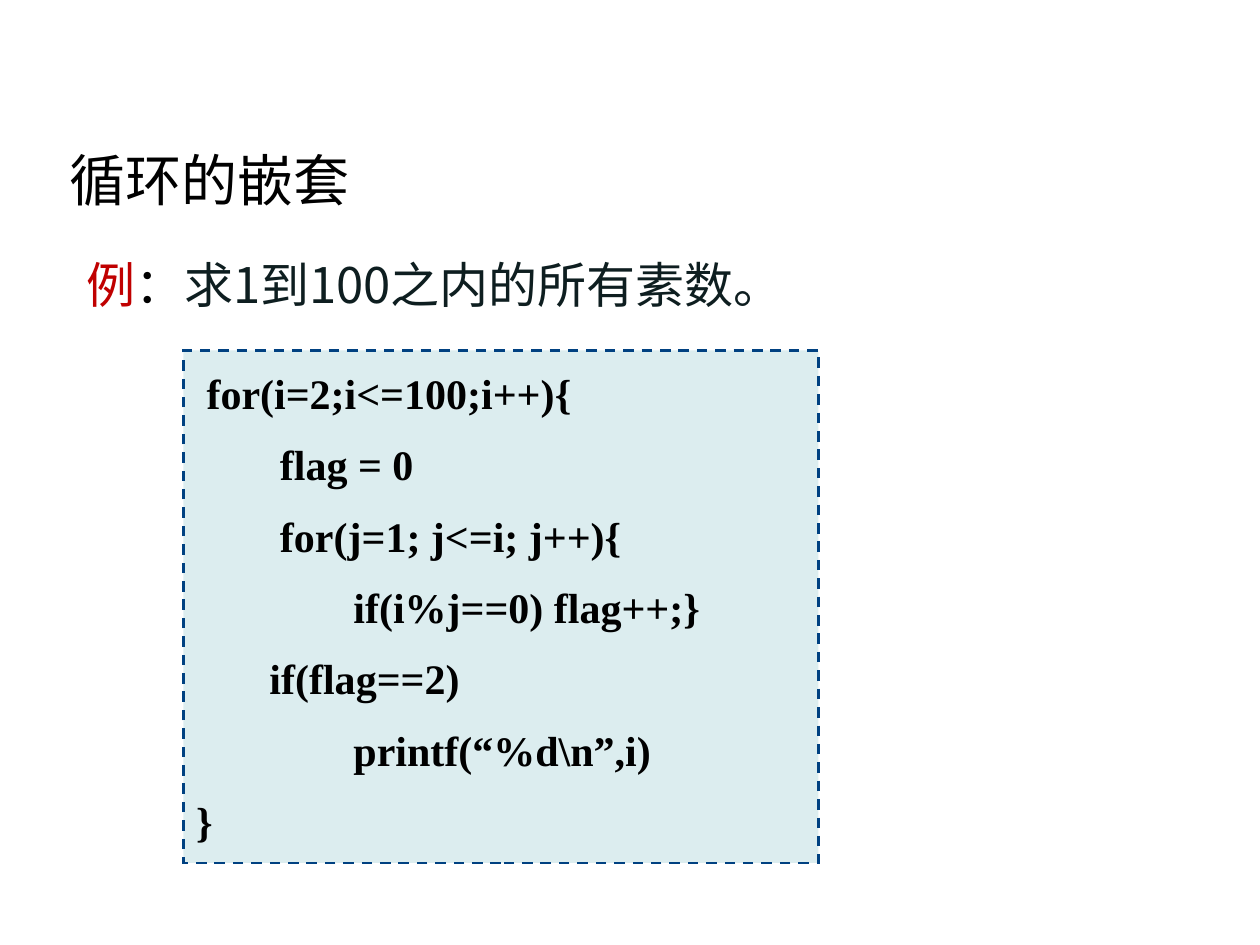
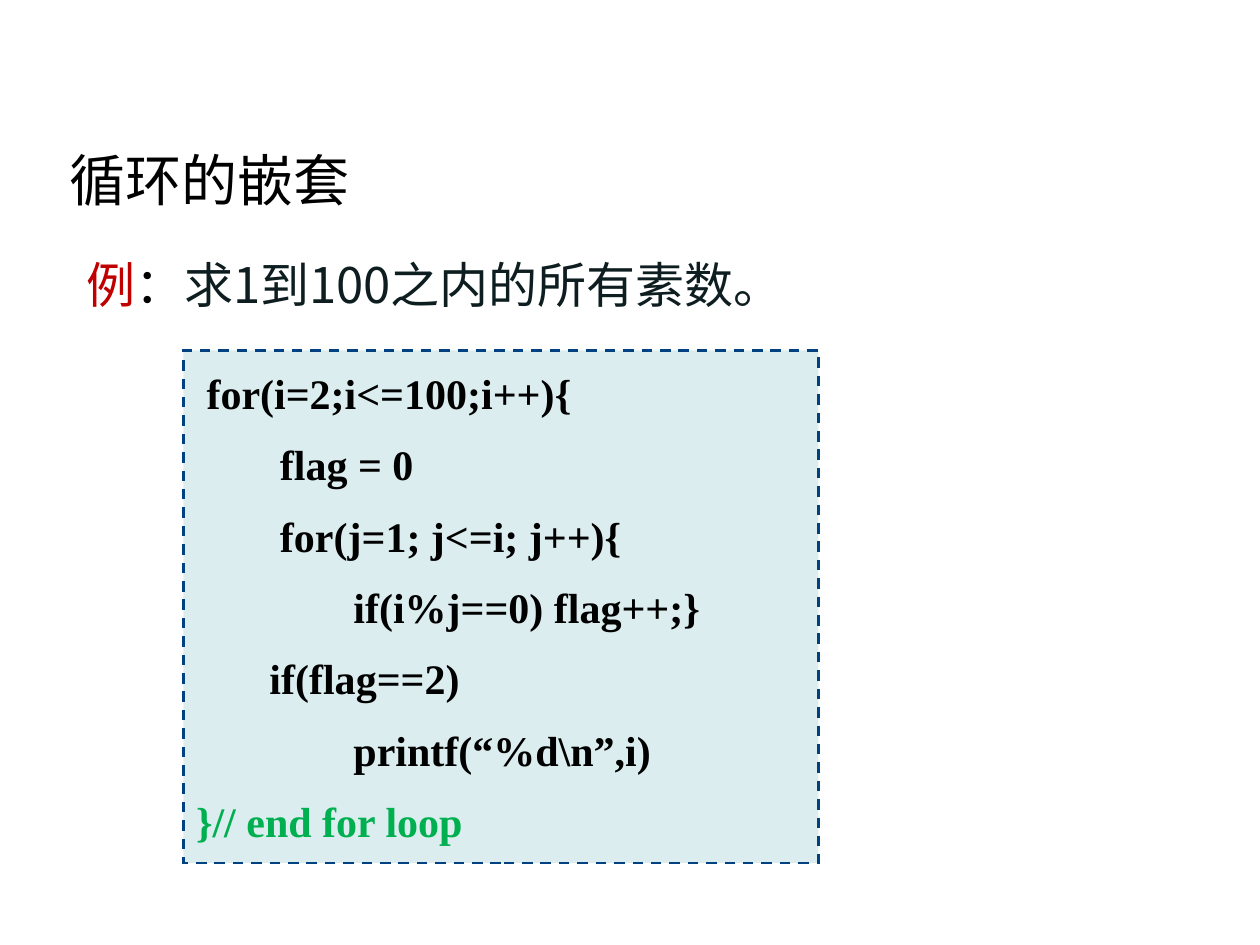
Before and after one commit to rshouc/Advanced-Programming-2018-Autumn, a slide deck: slide 42 of Slides/6 循环语句.pptx. Drawn at 1260x945 pixels with LibreOffice and Linux fonts; fonts in the diff are those of the drawing; background and template pictures are left out. Boxes give left, top, right and bottom in pixels: in the first picture for what was removed or moved away, otherwise in the second. Text is boxed around its words. In the diff, an @@ line names an element or a change of style, - is before the commit and + after.

```diff
--- a/Slides/6 循环语句.pptx
+++ b/Slides/6 循环语句.pptx
@@ text in rectangle at box(246, 807, 463, 846): text changed; text colour #000000 to #00B050 @@
-}
+}// end for loop
```
Also in this commit, not shown: 1 other slide changed, 2 other files.
